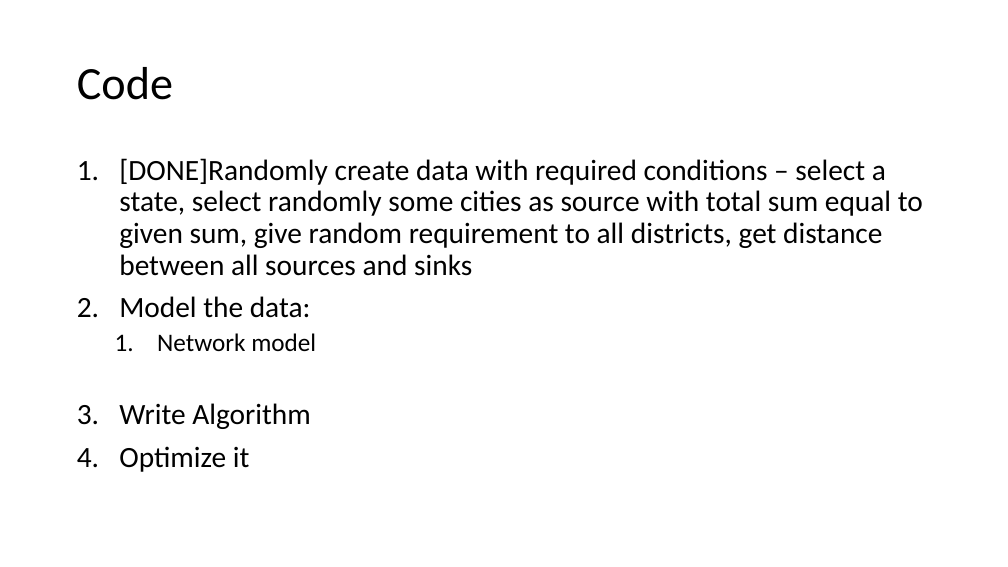
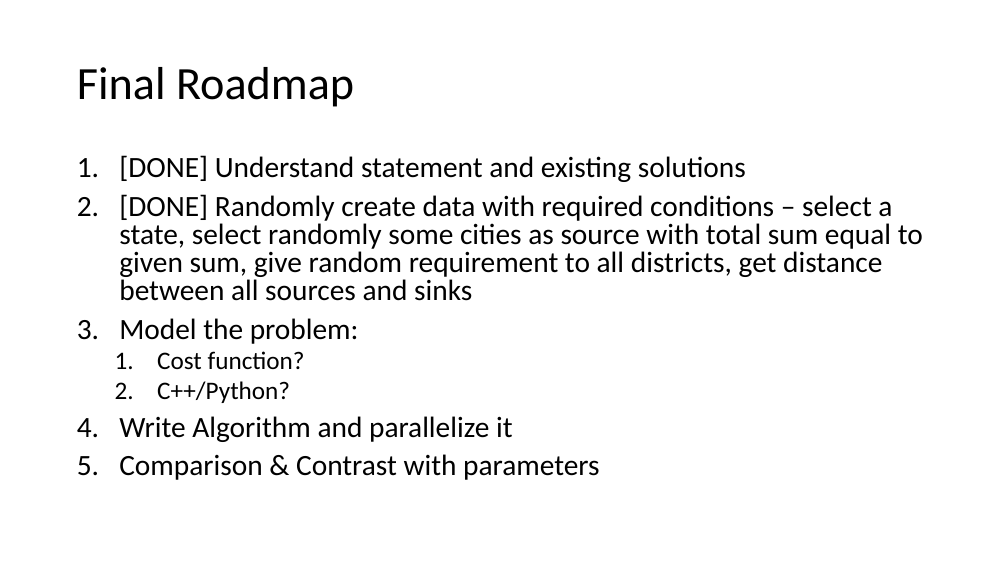
Before and after one commit to anirudhakulkarni/Parallel-MCMF-at-IISc-Research, a slide deck: slide 9 of week-3.pptx (slide 13 before the commit). Drawn at 1008x567 pixels with LibreOffice and Linux fonts; fonts in the diff are those of the drawing. Boxes give left, top, right and bottom in pixels: in the first picture for what was removed or moved away, otherwise in the second. Text is boxed around its words. In the diff, an @@ line names an element or a change of style, - is before the commit and + after.

```diff
--- a/week-3.pptx
+++ b/week-3.pptx
@@ title at bbox=[77, 67, 354, 107]: text changed @@
-Code
+Final Roadmap
@@ text at bbox=[119, 155, 923, 480]: text changed @@
-1. [DONE]Randomly create data with required conditions – select a state, select randomly some cities as source with total sum equal to given sum, give random requirement to all districts, get distance between all sources and sinks
-2. Model the data:
-  1. Network model
-3. Write Algorithm
-4. Optimize it
+1. [DONE] Understand statement and existing solutions
+2. [DONE] Randomly create data with required conditions – select a state, select randomly some cities as source with total sum equal to given sum, give random requirement to all districts, get distance between all sources and sinks
+3. Model the problem:
+  1. Cost function?
+  2. C++/Python?
+4. Write Algorithm and parallelize it
+5. Comparison & Contrast with parameters
```
Also in this commit, not shown: 5 other slides changed, 2 slides added, 5 slides removed, 24 other files.
